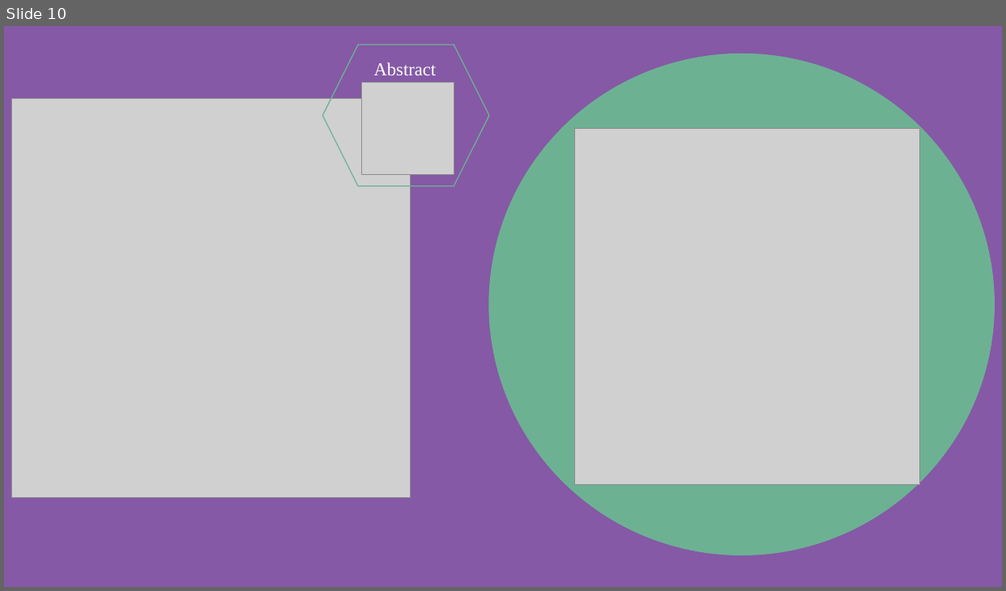
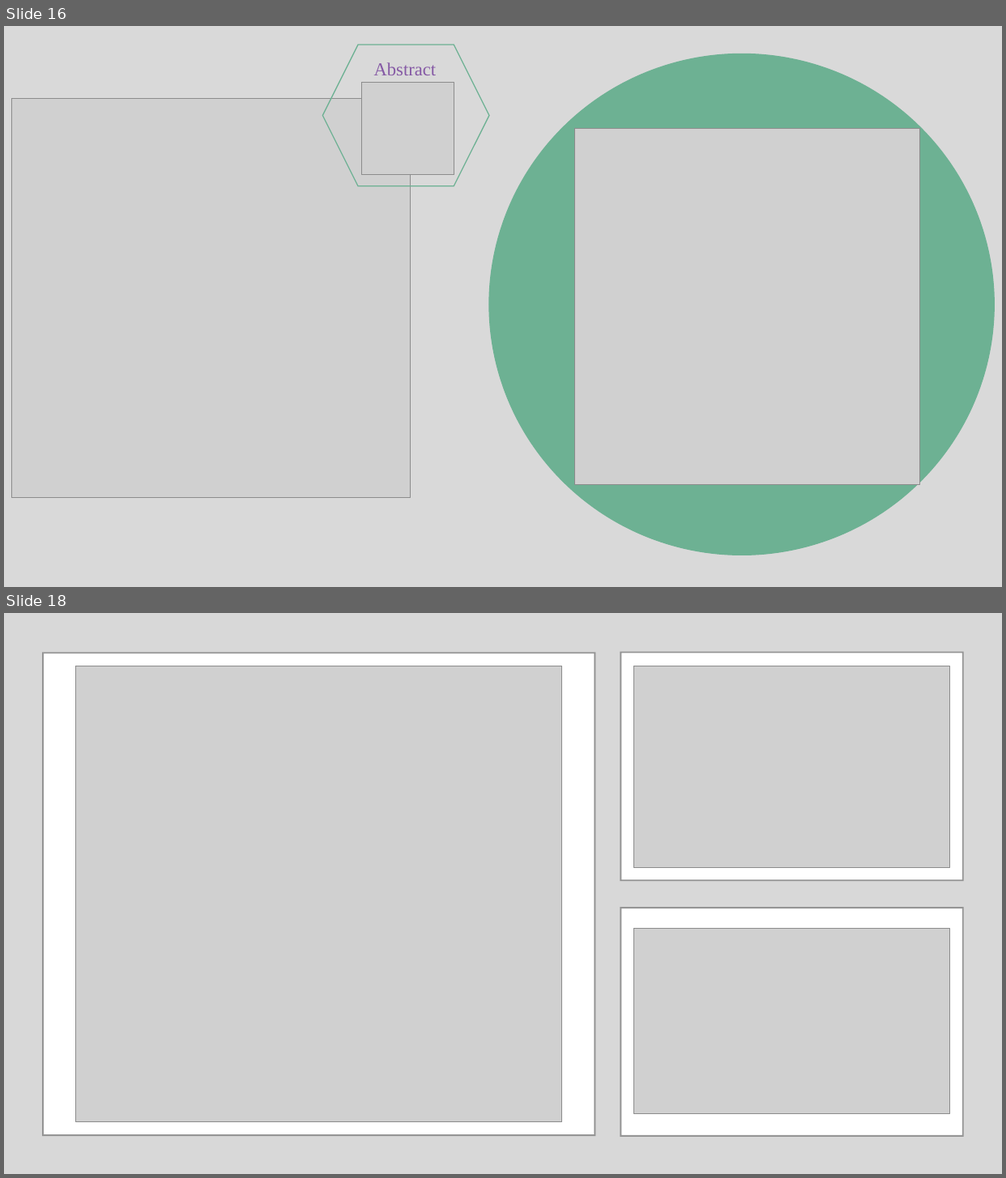
Before and after one commit to M-627/Bug-Tracking-System, a slide deck: documents & diagrams/Presentation1.pptx. Shown one above the other, each under a label of ours: slide 10 before the commit, slides 16 and 18 after it; the slides between them are not shown. The pictures are 1006x591 and 1006x1178 pixels, drawn with LibreOffice and Linux fonts; fonts in the diff are those of the drawing; grey boxes stand for pictures. Boxes give left, top, right and bottom in pixels: in the first picture for what was removed or moved away, otherwise in the second. Text is boxed around its words. In the diff, an @@ line names an element or a change of style, - is before the commit and + after.

```diff
--- a/documents & diagrams/Presentation1.pptx
+++ b/documents & diagrams/Presentation1.pptx
@@ slide 18 added at box(4, 613, 1002, 1174), background #FFFFFF @@
@@ rectangle added at box(4, 613, 1002, 1174), fill #808080 at 30% opacity @@
@@ rectangle added at box(43, 653, 594, 1135), fill #FFFFFF, outline #808080 1.5 pt @@
@@ rectangle added at box(621, 653, 963, 881), fill #FFFFFF, outline #808080 1.5 pt @@
@@ picture added at box(76, 666, 562, 1122) @@
@@ picture added at box(634, 666, 950, 868) @@
@@ rectangle added at box(621, 908, 963, 1136), fill #FFFFFF, outline #808080 1.5 pt @@
@@ picture added at box(634, 928, 950, 1114) @@
@@ what was slide 10 is now slide 16 @@
@@ slide 16 changed as well @@
@@ background #8559A5 to #D9D9D9 @@
@@ text "Abstract" at box(374, 62, 437, 75): text colour #FFFFFF to #8559A5 @@
```
Also in this commit, not shown: 9 other slides changed, 6 other slides added, 42 other files.
